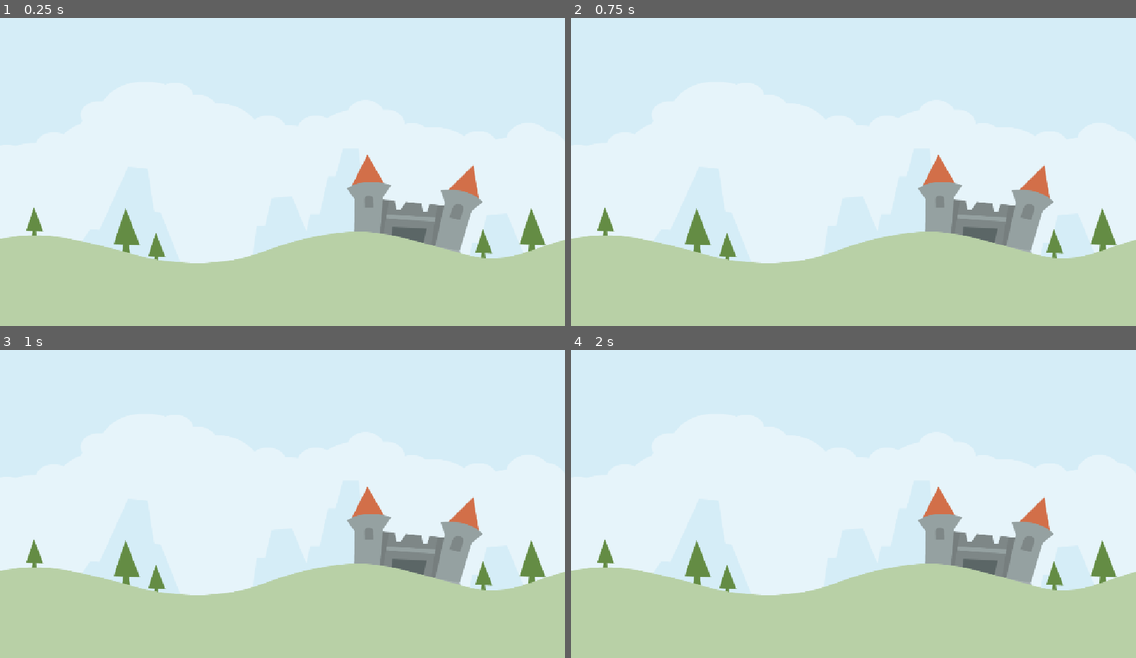
Above: before the commit, frames 1-4 (two rows, left to right).
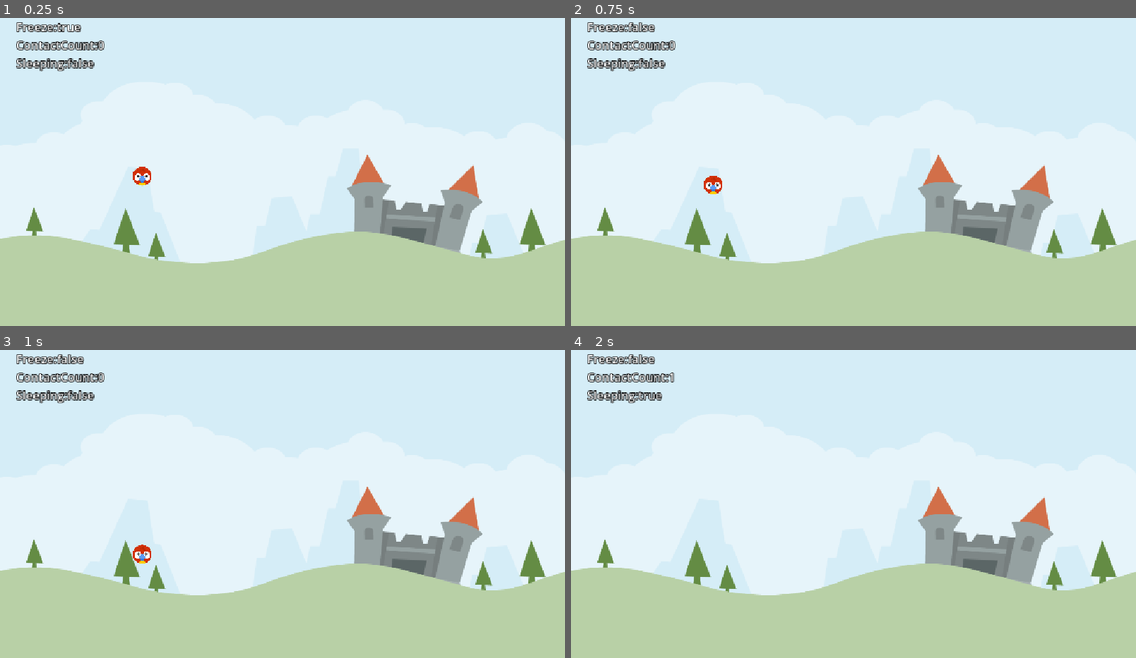
Above: after the commit, the same moments.

Repository: RuhlMirko/godot-learning
Game: Godot game, scene res://scenes/level_base.tscn
Same seed, same stepped clock (60 frames per second), same inputs: the game is played once before the commit and once after it. Before the commit the project has no main scene; this scene is started directly in both runs.
Inputs (mouse positions are in pixels of both pictures, inside the frame that each line leads up to):
- Up to frame 1 (0.25 s): no input
- Up to frame 2 (0.75 s): tap Enter at 0.5 s; move the mouse to (977, 150) at 0.52 s; press the mouse at (977, 150) at 0.53 s
- Up to frame 3 (1 s): no input
- Up to frame 4 (2 s): move the mouse to (740, 516) at 1.27 s; release the mouse at (740, 516) at 1.28 s; click (740, 516) at 1.35 s

The runs differ from the first frame. In frame 1, 1.2% of the frame differs, in the area x 2-27%, y 1-55%; in frame 2, 1.2%; in frame 3, 1.2%, in the area x 2-27%, y 1-70%; in frame 4, 1.0%.

Commit message:
Added dev label and sounds to bird

Diff:
--- a/AngryAnimals/project.godot
+++ b/AngryAnimals/project.godot
@@ -11,6 +11,7 @@
 [application]
 
 config/name="AngryAnimals"
+run/main_scene="uid://bs121fvkue0fi"
 config/features=PackedStringArray("4.7", "Mobile")
 config/icon="res://icon.svg"
 
@@ -18,6 +19,14 @@
 
 window/stretch/mode="canvas_items"
 window/stretch/aspect="expand"
+
+[input]
+
+drag={
+"deadzone": 0.2,
+"events": [Object(InputEventMouseButton,"resource_local_to_scene":false,"resource_name":"","device":-1,"window_id":0,"alt_pressed":false,"shift_pressed":false,"ctrl_pressed":false,"meta_pressed":false,"button_mask":1,"position":Vector2(172, 25),"global_position":Vector2(181, 73),"factor":1.0,"button_index":1,"canceled":false,"pressed":true,"double_click":false,"script":null)
+]
+}
 
 [physics]
 
--- /dev/null
+++ b/AngryAnimals/scenes/animal.gd
@@ -0,0 +1,17 @@
+class_name Animal
+extends RigidBody2D
+
+@onready var label: Label = $Label
+
+func _input(event: InputEvent) -> void:
+	if event.is_action_pressed("drag"):
+		freeze = false
+
+# Called when the node enters the scene tree for the first time.
+func _ready() -> void:
+	pass # Replace with function body.
+
+
+# Called every frame. 'delta' is the elapsed time since the previous frame.
+func _process(delta: float) -> void:
+	label.text = "Freeze:%s\nContactCount:%d\nSleeping:%s" % [freeze, get_contact_count(), sleeping]
--- /dev/null
+++ b/AngryAnimals/scenes/animal.tscn
@@ -0,0 +1,50 @@
+[gd_scene format=3 uid="uid://daanafqeo0wv2"]
+
+[ext_resource type="Script" uid="uid://dlgjh4ab8fpyb" path="res://scenes/animal.gd" id="1_3c5tq"]
+[ext_resource type="Texture2D" uid="uid://dplfqy5csqafm" path="res://assets/player/parrot.png" id="1_rsu6n"]
+[ext_resource type="AudioStream" uid="uid://bmu243wuhmcrh" path="res://assets/audio/kick_wood.ogg" id="2_3v7ex"]
+[ext_resource type="AudioStream" uid="uid://b5f5seu34mi1f" path="res://assets/audio/stretch2.ogg" id="3_3c5tq"]
+[ext_resource type="AudioStream" uid="uid://bx43ahcn8xrer" path="res://assets/audio/catapult.ogg" id="4_ieass"]
+
+[sub_resource type="PhysicsMaterial" id="PhysicsMaterial_rsu6n"]
+
+[sub_resource type="CircleShape2D" id="CircleShape2D_rsu6n"]
+radius = 20.024984
+
+[node name="Animal" type="RigidBody2D" unique_id=1520767897]
+input_pickable = true
+physics_material_override = SubResource("PhysicsMaterial_rsu6n")
+freeze = true
+contact_monitor = true
+max_contacts_reported = 1
+script = ExtResource("1_3c5tq")
+
+[node name="CollisionShape2D" type="CollisionShape2D" parent="." unique_id=969755949]
+shape = SubResource("CircleShape2D_rsu6n")
+
+[node name="Sprite2D" type="Sprite2D" parent="." unique_id=616339669]
+scale = Vector2(0.15, 0.15)
+texture = ExtResource("1_rsu6n")
+
+[node name="KickSound" type="AudioStreamPlayer" parent="." unique_id=335568659]
+stream = ExtResource("2_3v7ex")
+
+[node name="StretchSound" type="AudioStreamPlayer" parent="." unique_id=404290606]
+stream = ExtResource("3_3c5tq")
+
+[node name="LaunchSound" type="AudioStreamPlayer" parent="." unique_id=1811349049]
+stream = ExtResource("4_ieass")
+
+[node name="Label" type="Label" parent="." unique_id=176073445]
+top_level = true
+offset_left = 33.0
+offset_top = 20.0
+offset_right = 90.0
+offset_bottom = 128.0
+theme_override_constants/line_spacing = 3
+theme_override_constants/paragraph_spacing = 0
+theme_override_constants/outline_size = 6
+theme_override_font_sizes/font_size = 24
+text = "print
+print
+print"
--- a/AngryAnimals/scenes/level_base.tscn
+++ b/AngryAnimals/scenes/level_base.tscn
@@ -1,6 +1,9 @@
 [gd_scene format=3 uid="uid://bs121fvkue0fi"]
 
 [ext_resource type="Texture2D" uid="uid://d0h8tl5wxu6iu" path="res://assets/scene/colored_castle.png" id="1_548ah"]
+[ext_resource type="PackedScene" uid="uid://daanafqeo0wv2" path="res://scenes/animal.tscn" id="2_osu2p"]
+
+[sub_resource type="WorldBoundaryShape2D" id="WorldBoundaryShape2D_p7724"]
 
 [node name="LevelBase" type="Node" unique_id=94978059]
 
@@ -9,3 +12,12 @@
 scale = Vector2(1.13, 0.9)
 texture = ExtResource("1_548ah")
 centered = false
+
+[node name="Animal" parent="." unique_id=1520767897 instance=ExtResource("2_osu2p")]
+position = Vector2(290, 342)
+
+[node name="StaticBody2D" type="StaticBody2D" parent="." unique_id=1020785522]
+position = Vector2(513, 704)
+
+[node name="CollisionShape2D" type="CollisionShape2D" parent="StaticBody2D" unique_id=1686369031]
+shape = SubResource("WorldBoundaryShape2D_p7724")
--- /dev/null
+++ b/AngryAnimals/scenes/rigid_body_2d.gd
@@ -0,0 +1,14 @@
+extends RigidBody2D
+
+
+
+# Called when the node enters the scene tree for the first time.
+func _ready() -> void:
+	pass # Replace with function body.
+
+
+# Called every frame. 'delta' is the elapsed time since the previous frame.
+func _process(delta: float) -> void:
+	if Input.is_action_just_pressed("break"):
+		#linear_velocity += Vector2(-600, 0)
+		transform.x += Vector2(-600, 0)
Not shown, added: AngryAnimals/scenes/rigid_body_2d.gd.uid
